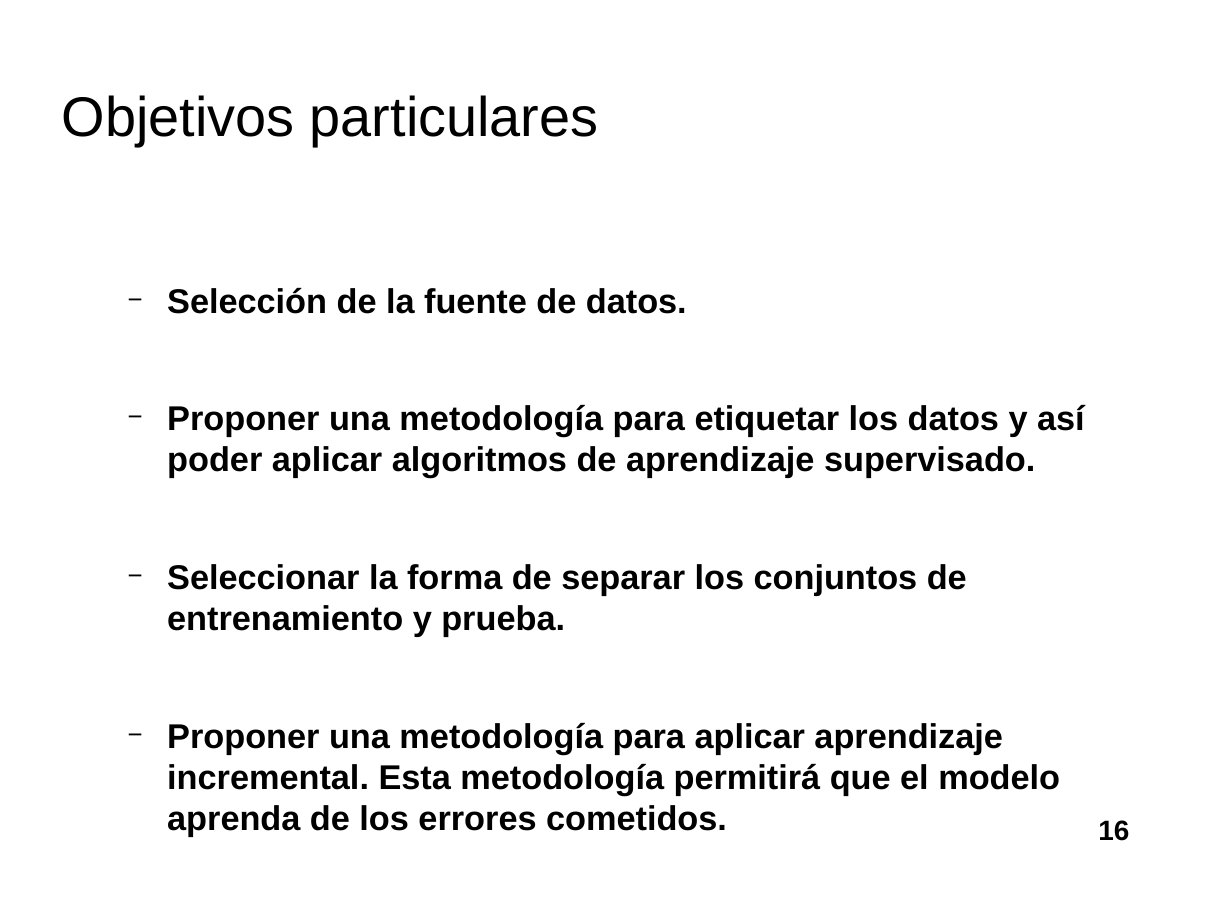
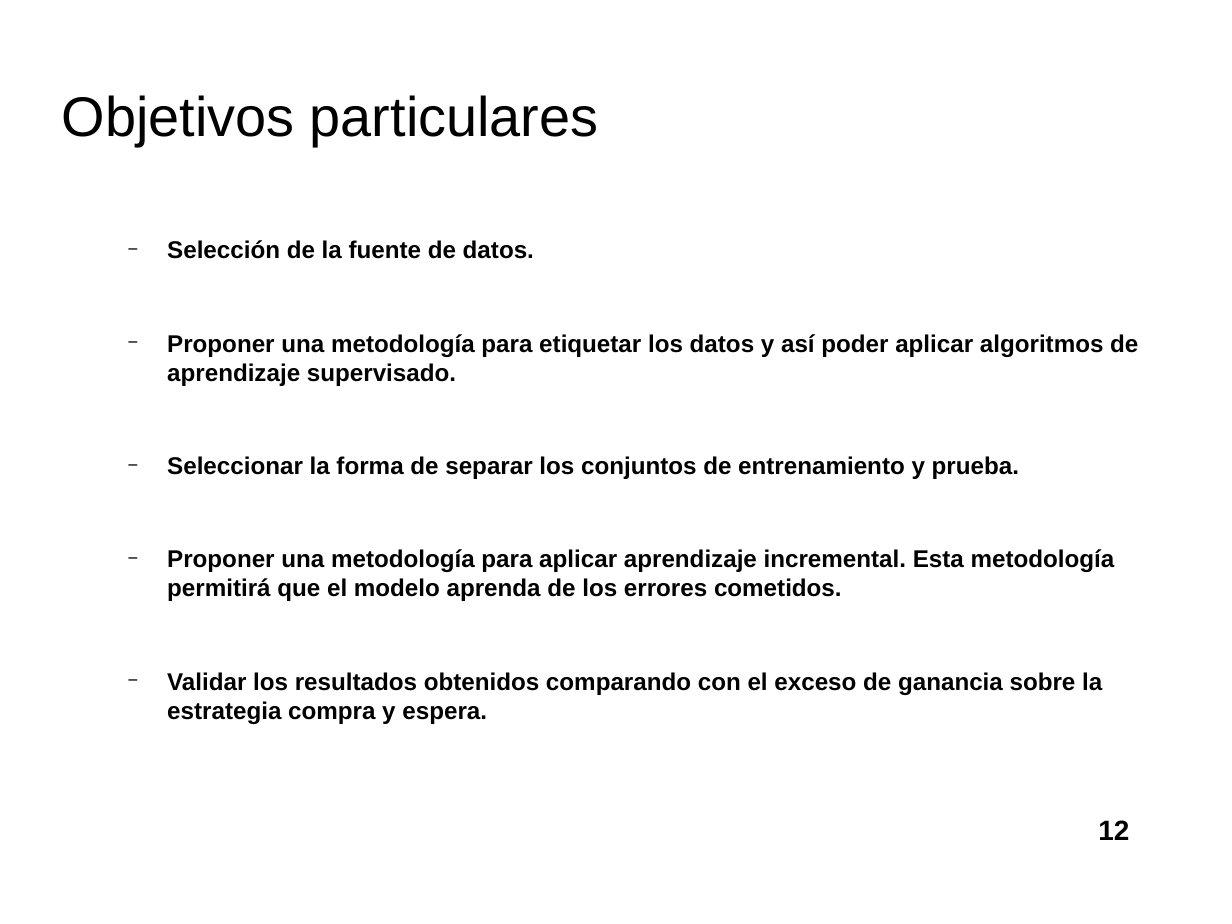
Before and after one commit to davidrmh/Thesis, a slide deck: slide 12 of presentaciones_finales/presentacion_seminario_B19.odp (slide 16 before the commit). Drawn at 1232x924 pixels with LibreOffice and Linux fonts; fonts in the diff are those of the drawing; background and template pictures are left out. Boxes give left, top, right and bottom in pixels: in the first picture for what was removed or moved away, otherwise in the second. Text is boxed around its words. In the diff, an @@ line names an element or a change of style, - is before the commit and + after.

```diff
--- a/presentaciones_finales/presentacion_seminario_B19.odp
+++ b/presentaciones_finales/presentacion_seminario_B19.odp
@@ text "Selección de la fuente de ...": place and size @@
-text "Selección de la fuente de ..." at [167, 287, 1085, 837]
+text "Selección de la fuente de ..." at [167, 240, 1138, 724]
@@ text at [167, 240, 1138, 601]: size 22.1 to 15.6 pt in "Selección de la fuente de datos.", "Proponer una metodología para etiquetar los datos ...", "Seleccionar la forma de separar los conjuntos ...", "Proponer una metodología para aplicar aprendizaje incrementa ..." @@
@@ text at [167, 672, 1102, 724]: paragraph added @@
+  − Validar los resultados obtenidos comparando con el exceso de ganancia sobre la estrategia compra y espera.
@@ page number at [1098, 820, 1129, 840]: text changed @@
-16
+12
```
Also in this commit, not shown: 14 other slides changed, 9 slides added, 22 slides removed.
